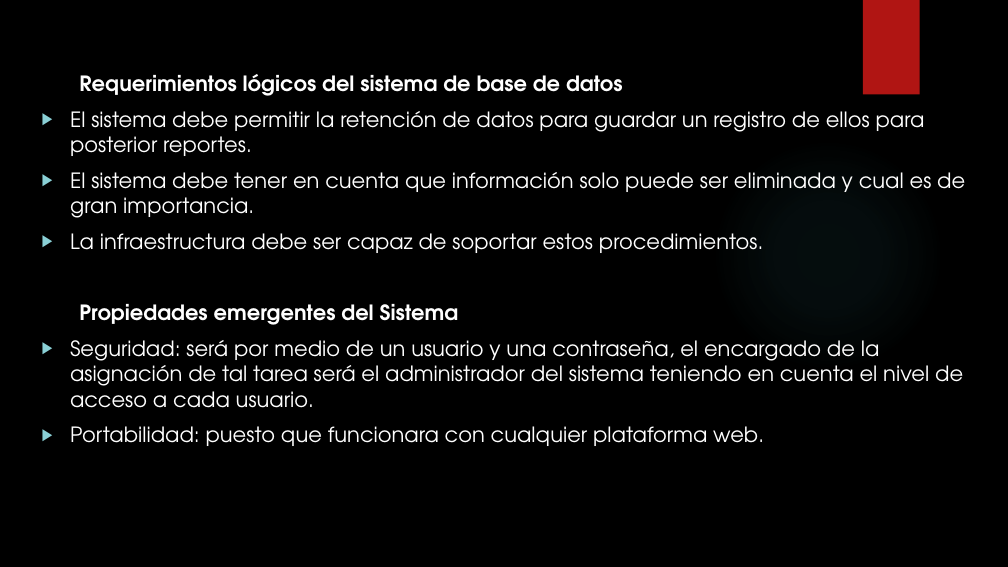
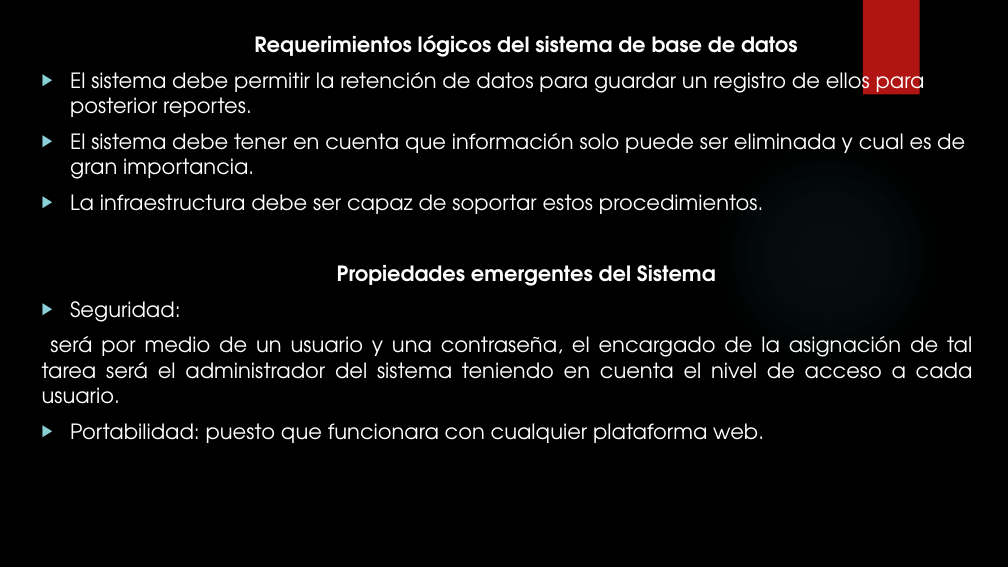
Before and after one commit to francben/proyectoDeliberyApp, a slide deck: slide 12 of Presentacion de Clase.pptx (slide 13 before the commit). Drawn at 1008x567 pixels with LibreOffice and Linux fonts; fonts in the diff are those of the drawing; background and template pictures are left out. Boxes give left, top, right and bottom in pixels: in the first picture for what was removed or moved away, otherwise in the second. Text is boxed around its words. In the diff, an @@ line names an element or a change of style, - is before the commit and + after.

```diff
--- a/Presentacion de Clase.pptx
+++ b/Presentacion de Clase.pptx
@@ text "Requerimientos lógicos del sistema de ...": place and size @@
-text "Requerimientos lógicos del sistema de ..." at [70, 74, 965, 446]
+text "Requerimientos lógicos del sistema de ..." at [42, 35, 973, 443]
@@ text at [70, 35, 798, 443]: alignment left to centre; alignment left to justified @@
@@ text at [42, 301, 973, 404]: text changed @@
-▶ Seguridad: será por medio de un usuario y una contraseña, el encargado de la asignación de tal tarea será el administrador del sistema teniendo en cuenta el nivel de acceso a cada usuario.
+▶ Seguridad:
+será por medio de un usuario y una contraseña, el encargado de la asignación de tal tarea será el administrador del sistema teniendo en cuenta el nivel de acceso a cada usuario.
```
Also in this commit, not shown: 10 other slides changed, 3 slides added, 5 slides removed.
